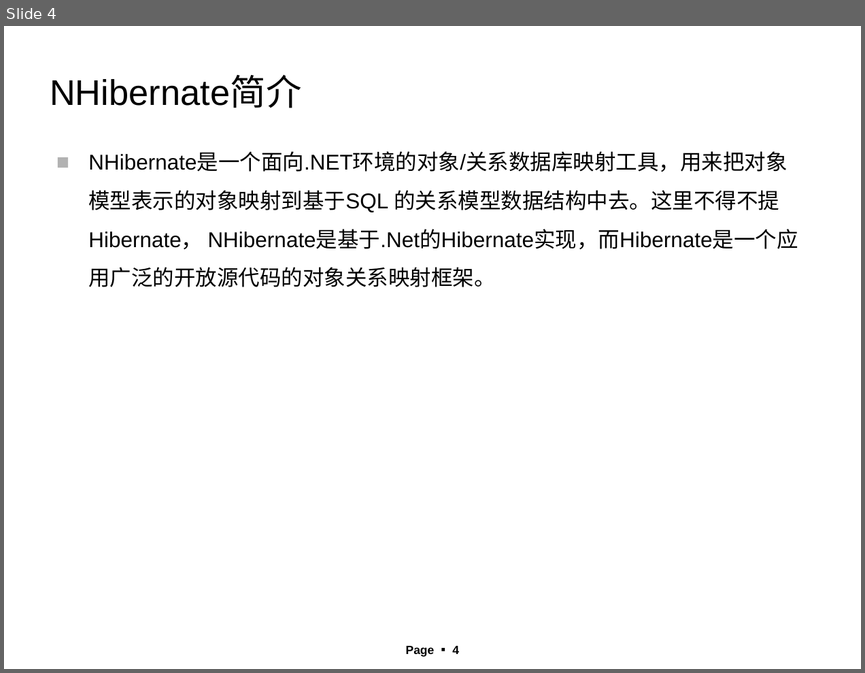
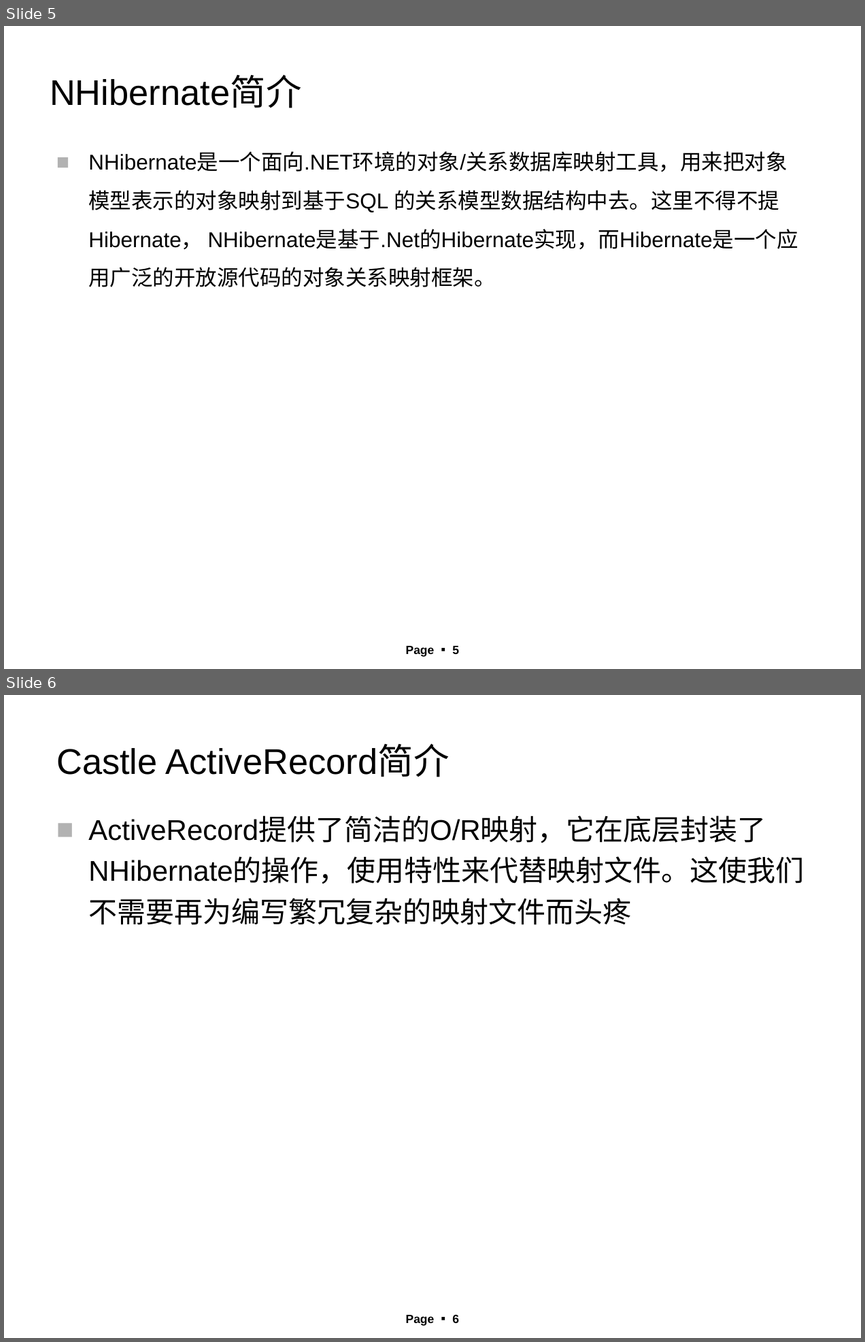
Before and after one commit to angrywindsoffice/anrgywindsPerson, a slide deck: Data Persistence Framework Pre-Research.ppt. Shown one above the other, each under a label of ours: slide 4 before the commit, slides 5 and 6 after it. The pictures are 865x673 and 865x1342 pixels, drawn with LibreOffice and Linux fonts; fonts in the diff are those of the drawing; background and template pictures are left out. Boxes give left, top, right and bottom in pixels: in the first picture for what was removed or moved away, otherwise in the second. Text is boxed around its words. In the diff, an @@ line names an element or a change of style, - is before the commit and + after.

```diff
--- a/Data Persistence Framework Pre-Research.ppt
+++ b/Data Persistence Framework Pre-Research.ppt
@@ slide 6 added at (4,695,861,1338), background picture (left out); not listed: 1 template element that a slide beside it also shows @@
@@ title added at (56,745,449,777), 30 pt, text #000000 @@
+Castle ActiveRecord简介
@@ text added at (88,817,804,925), 24 pt, text #000000 @@
+■ ActiveRecord提供了简洁的O/R映射，它在底层封装了NHibernate的操作，使用特性来代替映射文件。这使我们不需要再为编写繁冗复杂的映射文件而头疼
@@ what was slide 4 is now slide 5 @@
@@ page number at (406,645,459,656): text changed @@
-Page ▪ 4
+Page ▪ 5
```
Also in this commit, not shown: 1 slide changed, 3 other slides added, 8 slides removed.
